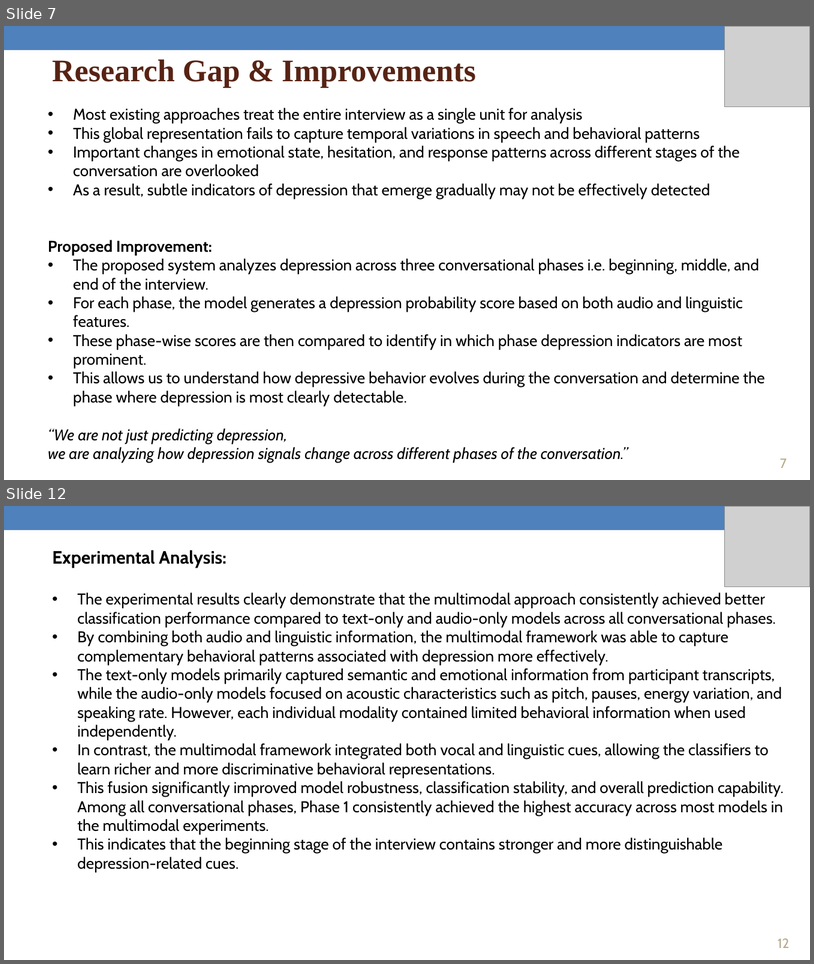
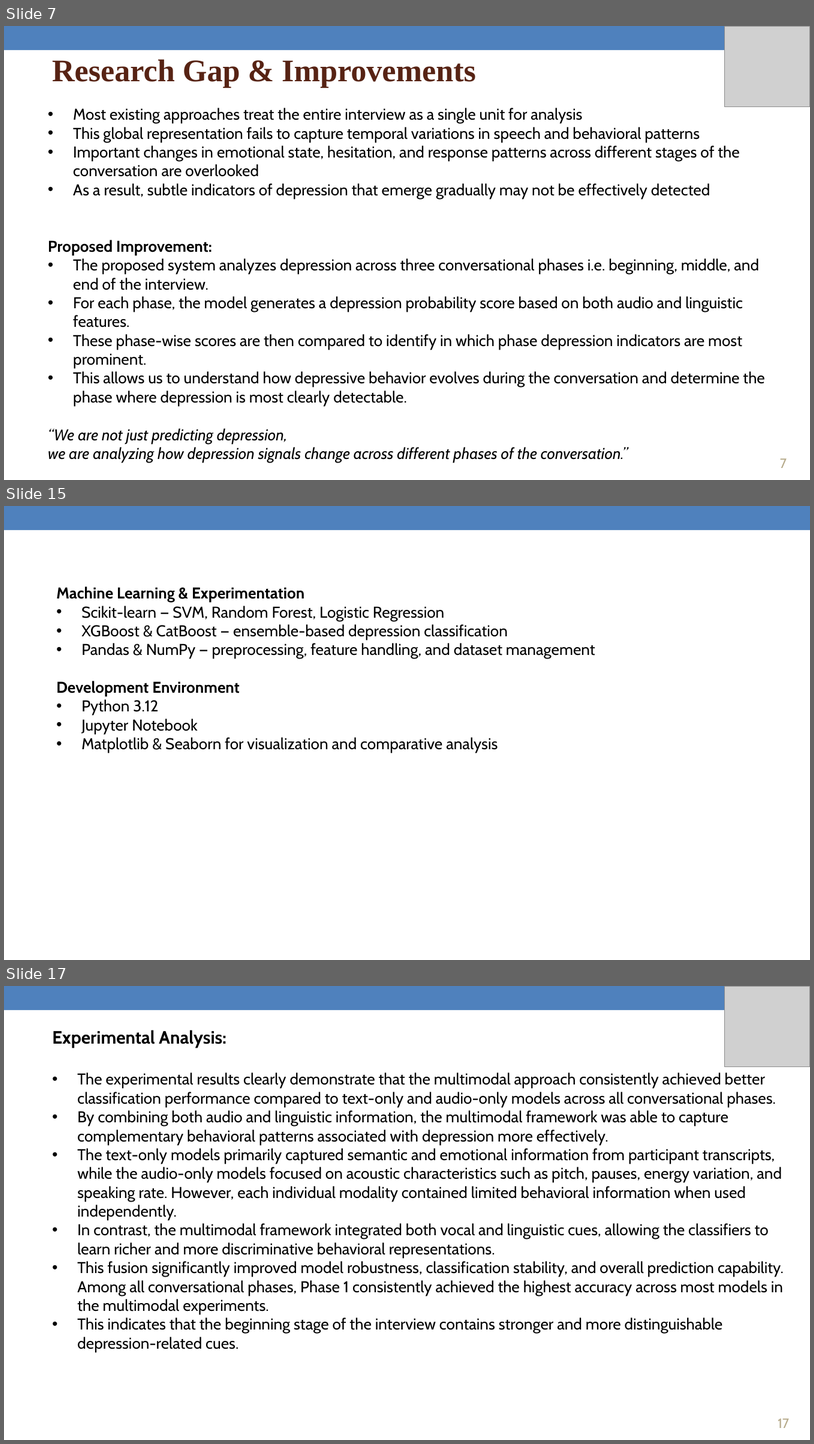
Before and after one commit to AuRa123456/mental-health-fyrp, a slide deck: FRP Documents/FYRP End-term Presentation PPT.pptx. Shown one above the other, each under a label of ours: slides 7 and 12 before the commit, slides 7, 15 and 17 after it; the slides between them are not shown. The pictures are 814x964 and 814x1444 pixels, drawn with LibreOffice and Linux fonts; fonts in the diff are those of the drawing; grey boxes stand for pictures. Boxes give left, top, right and bottom in pixels: in the first picture for what was removed or moved away, otherwise in the second. Text is boxed around its words. In the diff, an @@ line names an element or a change of style, - is before the commit and + after.

```diff
--- a/FRP Documents/FYRP End-term Presentation PPT.pptx
+++ b/FRP Documents/FYRP End-term Presentation PPT.pptx
@@ slide 15 added at (4, 506, 810, 960), background #FFFFFF; not listed: 1 template element that a slide beside it also shows @@
@@ text added at (56, 586, 596, 753), 14 pt, text #000000 @@
+Machine Learning & Experimentation
+• Scikit-learn — SVM, Random Forest, Logistic Regression
+• XGBoost & CatBoost — ensemble-based depression classification
+• Pandas & NumPy — preprocessing, feature handling, and dataset management
+Development Environment
+• Python 3.12
+• Jupyter Notebook
+• Matplotlib & Seaborn for visualization and comparative analysis
@@ what was slide 12 is now slide 17 @@
@@ page number at (778, 1418, 789, 1428): text changed @@
-12
+17
```
Also in this commit, not shown: 6 slides changed, 4 other slides added.
